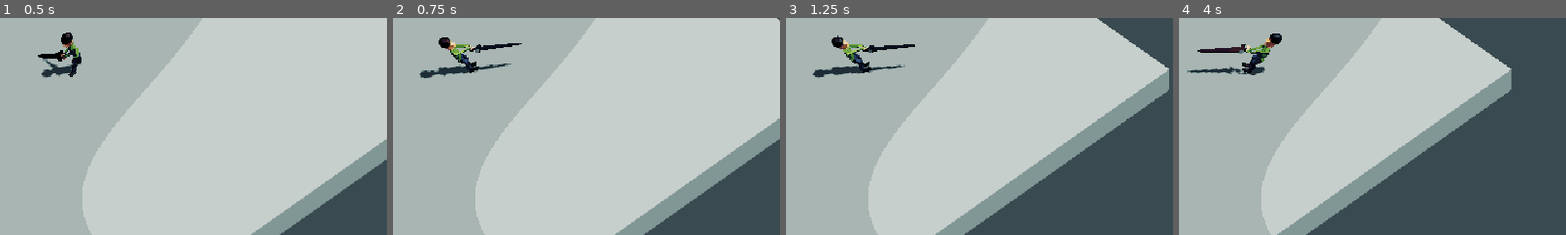
Above: before the commit, frames 1-4 (left to right).
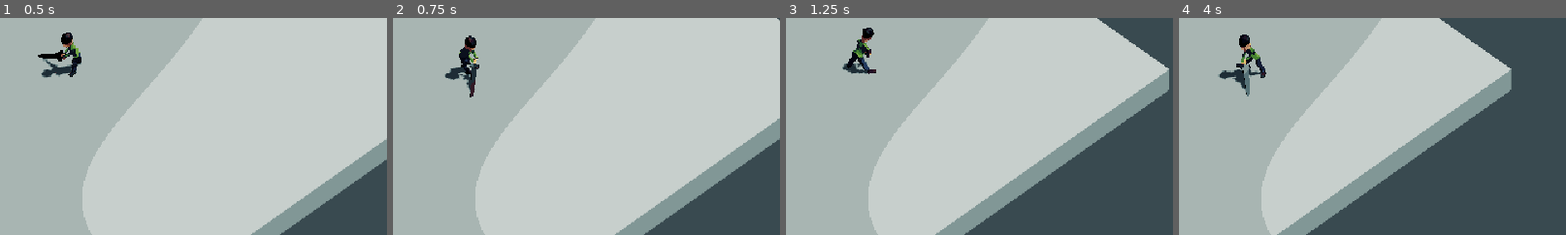
Above: after the commit, the same moments.

Repository: LargeMitchell/GMTKJAM2024
Game: Godot game, scene res://core/root.tscn
Two runs of this game, one before a commit and one after it. Both use one fixed random seed, a clock stepped at 60 frames per second and the inputs below.
Inputs (mouse positions are % of the whole screen's width and height, from its top left):
- Up to frame 1 (0.5 s): no input
- Up to frame 2 (0.75 s): move the mouse to (72, 45) at 0.52 s; press the mouse at (72, 45) at 0.53 s; hold D (right) from 0.53 s (still down)
- Up to frame 3 (1.25 s): keep holding D (right)
- Up to frame 4 (4 s): move the mouse to (30, 55) at 1.27 s; release D (right) at 1.28 s; release the mouse at (30, 55) at 1.28 s; hold S (down) 1.28-2.03 s; click (30, 55) at 1.35 s; move the mouse to (60, 28) at 2.02 s; press the mouse at (60, 28) at 2.03 s; hold D (right) 2.03-2.78 s; move the mouse to (45, 70) at 2.77 s; release the mouse at (45, 70) at 2.78 s; hold W (up) 2.78-3.53 s; click (45, 70) at 2.85 s; move the mouse to (80, 65) at 3.52 s; press the mouse at (80, 65) at 3.53 s; hold A (left) from 3.53 s (still down)
The pictures show only the part of the screen within x 40-90%, y 38-88%; the shares and areas given below are measured in that part.

Frame 1 is identical in both runs. In frame 2, 1.8% of the frame differs, in the area x 6-34%, y 8-37%; in frame 3, 1.6%; in frame 4, 2.0%, in the area x 2-27%, y 7-37%.

Commit message:
Attack animation plays over walk

Diff:
--- a/player/player.gd
+++ b/player/player.gd
@@ -25,7 +25,9 @@
 			animation_player.play("Walk")
 
 	if Input.is_action_pressed("attack"):
-		animation_player.play("AttackPose")
+		attacking = true
+		animation_player.play("AttackSwing1")
+
 		var space_state = get_world_3d().direct_space_state
 		var mouse_position = get_viewport().get_mouse_position()
 
@@ -39,7 +41,7 @@
 			var pos = -intersection.position
 			$Guy.look_at(Vector3(pos.x, global_position.y, pos.z), Vector3(0,1,0))
 
-	if Input.is_action_just_released("attack"):
-		attacking = false
+	move_and_slide()
 
-	move_and_slide()
+func _on_animation_player_animation_finished(AttackSwing1: StringName) -> void:
+	attacking = false
